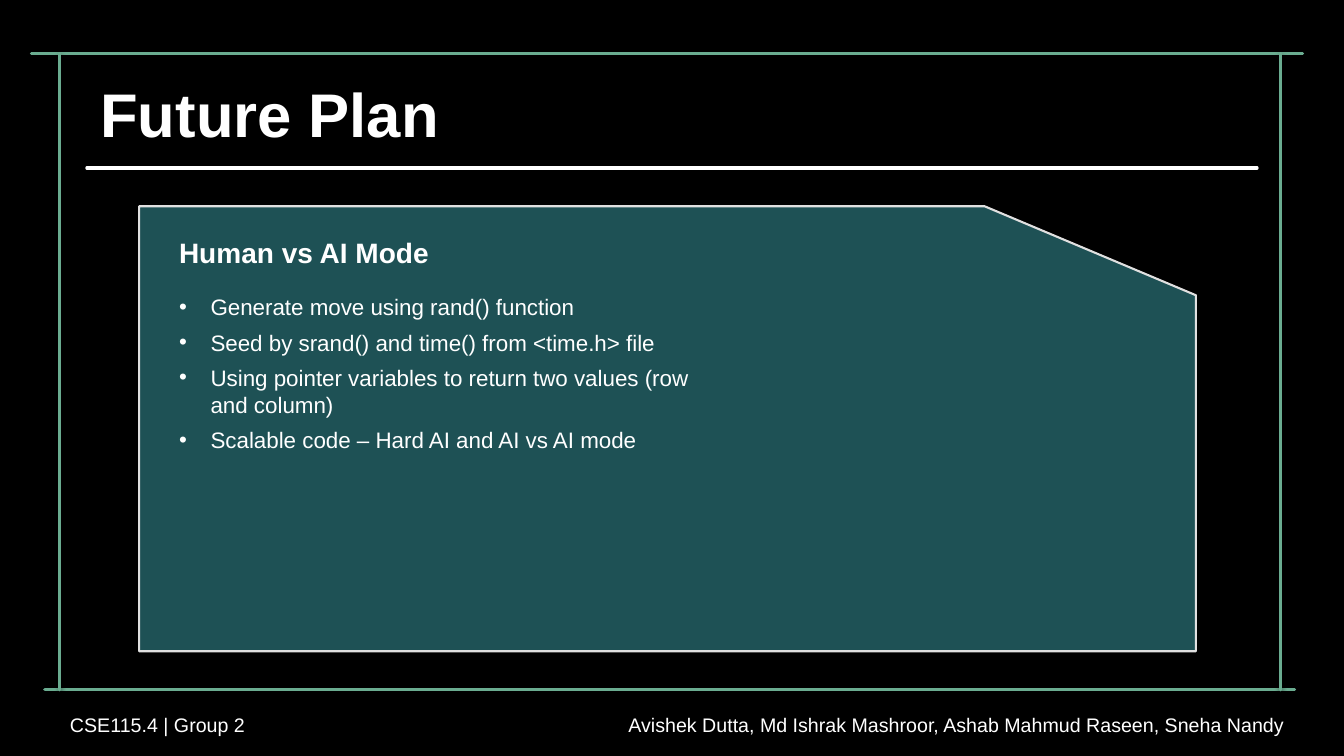
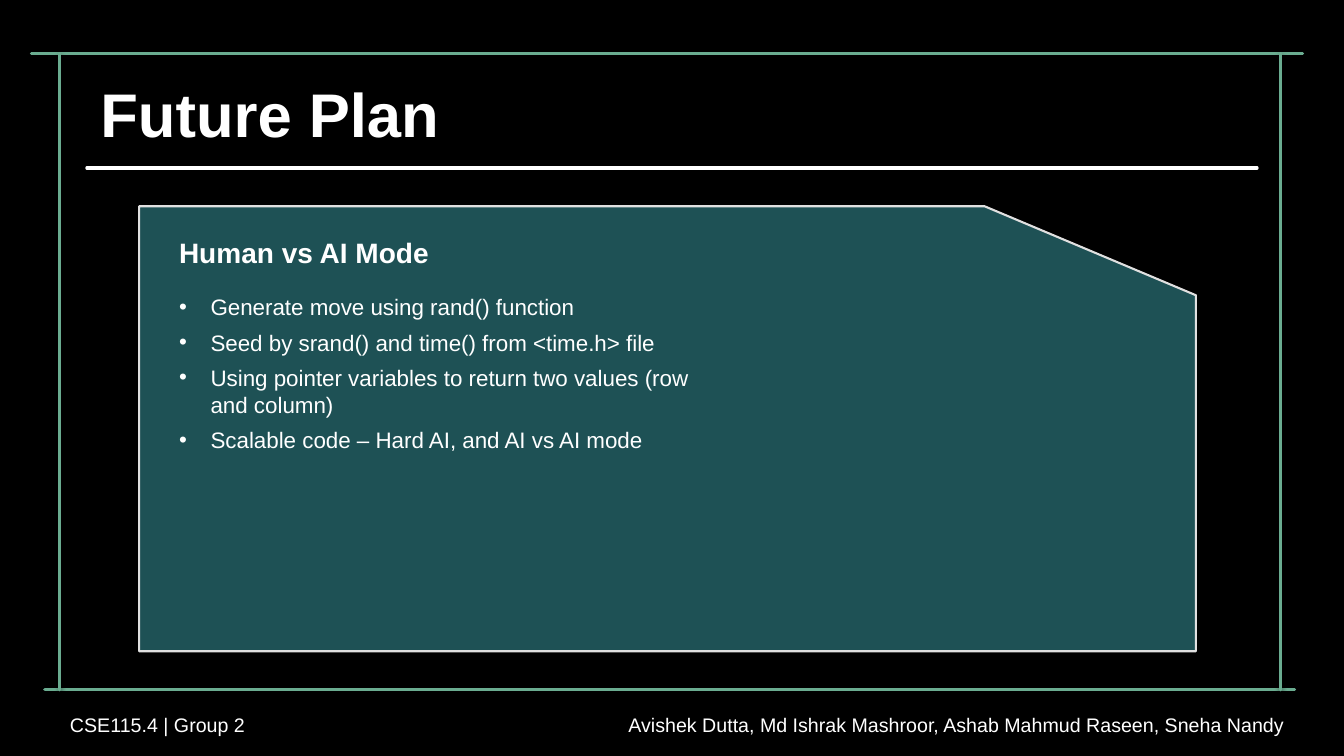
Before and after one commit to tyroruyk/tictacx, a slide deck: slide 10 of others/update_presentation.pptx. Drawn at 1344x756 pixels with LibreOffice and Linux fonts; fonts in the diff are those of the drawing; background and template pictures are left out. Boxes give left, top, right and bottom in pixels: in the first picture for what was removed or moved away, otherwise in the second. Text is boxed around its words. In the diff, an @@ line names an element or a change of style, - is before the commit and + after.

```diff
--- a/others/update_presentation.pptx
+++ b/others/update_presentation.pptx
@@ text at (211, 431, 642, 451): text changed @@
-• Scalable code – Hard AI and AI vs AI mode
+• Scalable code – Hard AI, and AI vs AI mode
```
Also in this commit, not shown: 2 other slides changed.
